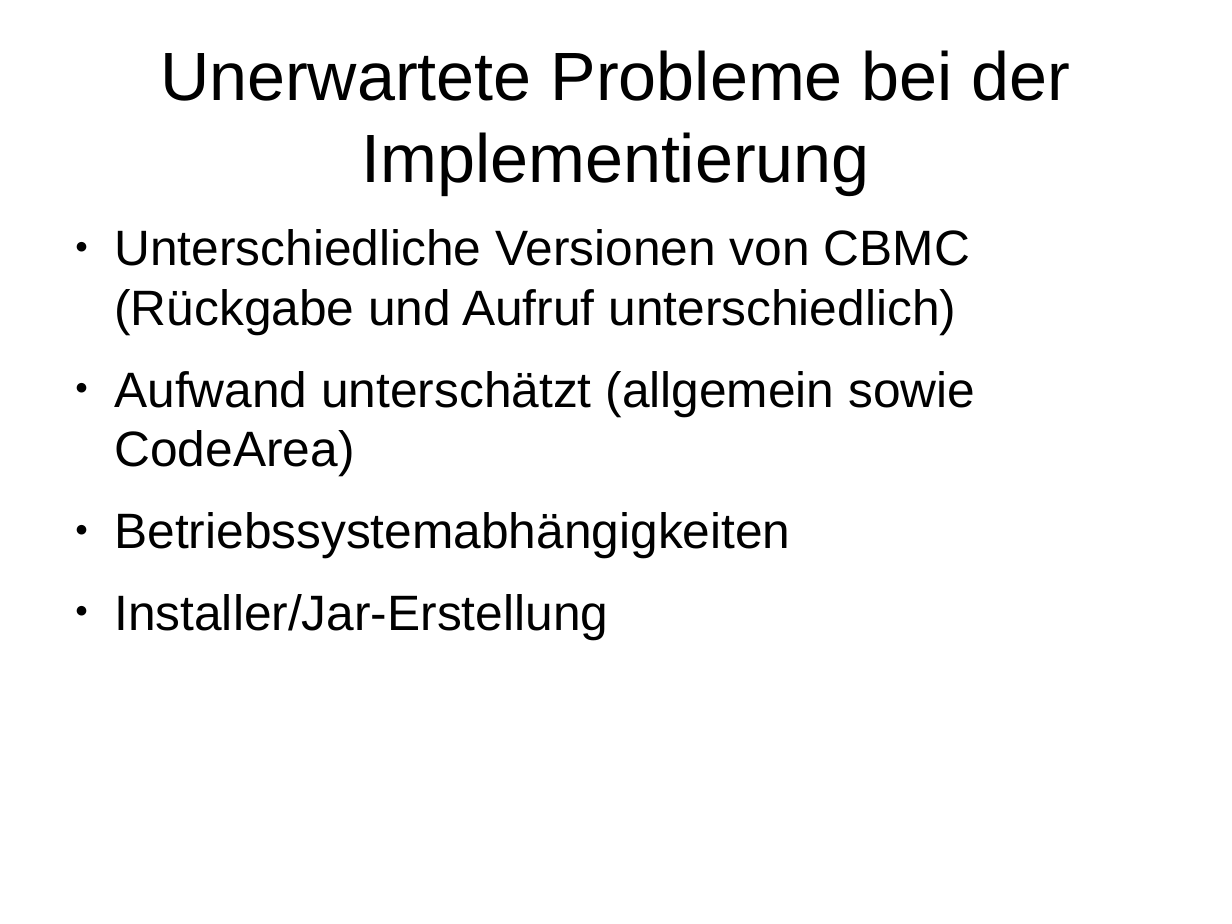
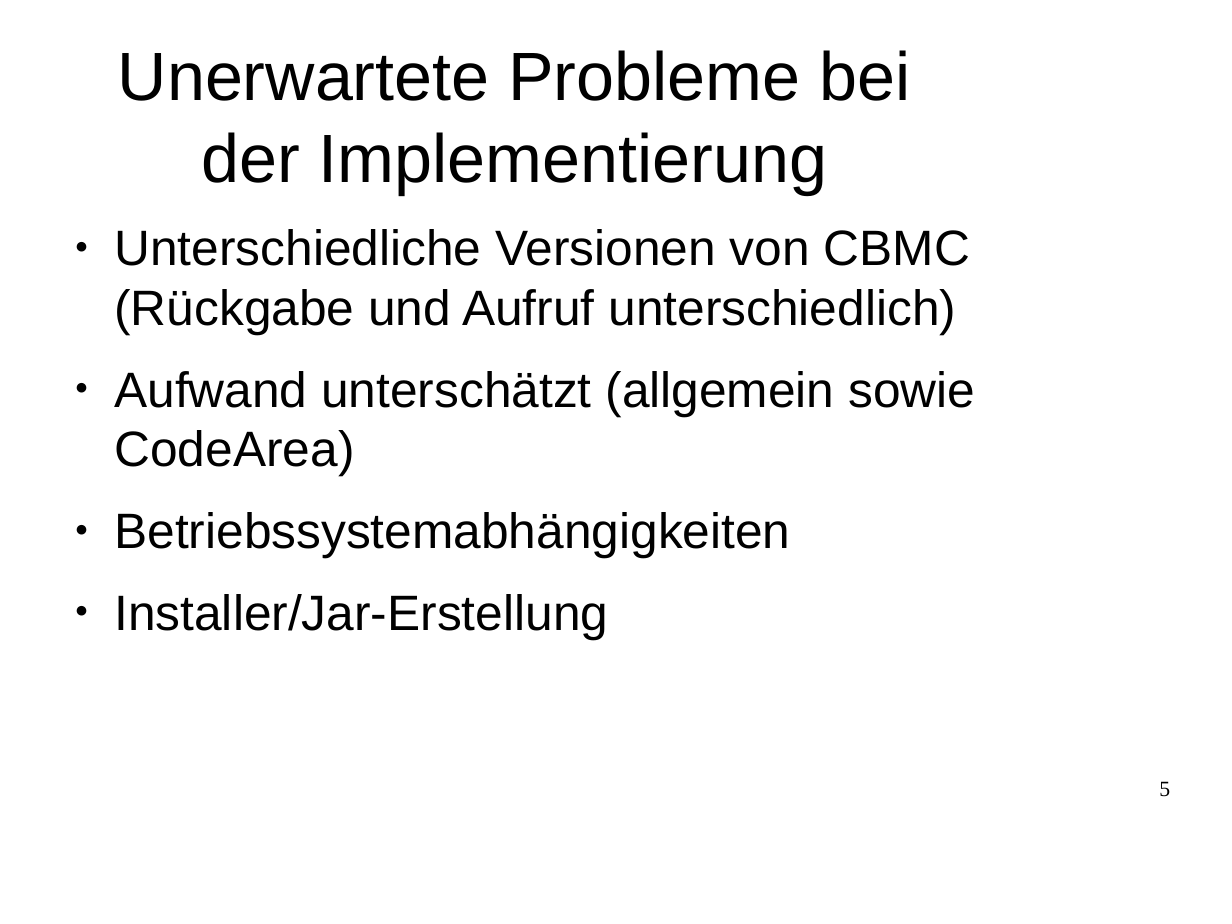
Before and after one commit to justin-hecht/pse-wahlverfahren, a slide deck: slide 5 of Implementierung/Präsentation/Präsentation.odp. Drawn at 1232x924 pixels with LibreOffice and Linux fonts; fonts in the diff are those of the drawing; background and template pictures are left out. Boxes give left, top, right and bottom in pixels: in the first picture for what was removed or moved away, otherwise in the second. Text is boxed around its words. In the diff, an @@ line names an element or a change of style, - is before the commit and + after.

```diff
--- a/Implementierung/Präsentation/Präsentation.odp
+++ b/Implementierung/Präsentation/Präsentation.odp
@@ title "Unerwartete Probleme bei der Implementierung" rewrapped from (x1=160, y1=50, x2=1071, y2=194) to (x1=118, y1=50, x2=910, y2=194) @@
@@ page number added at (x1=1159, y1=781, x2=1170, y2=797), 14 pt, text #000000 @@
+5
```
Also in this commit, not shown: 10 other slides changed, 5 slides added, 3 slides removed, 3 other files.
